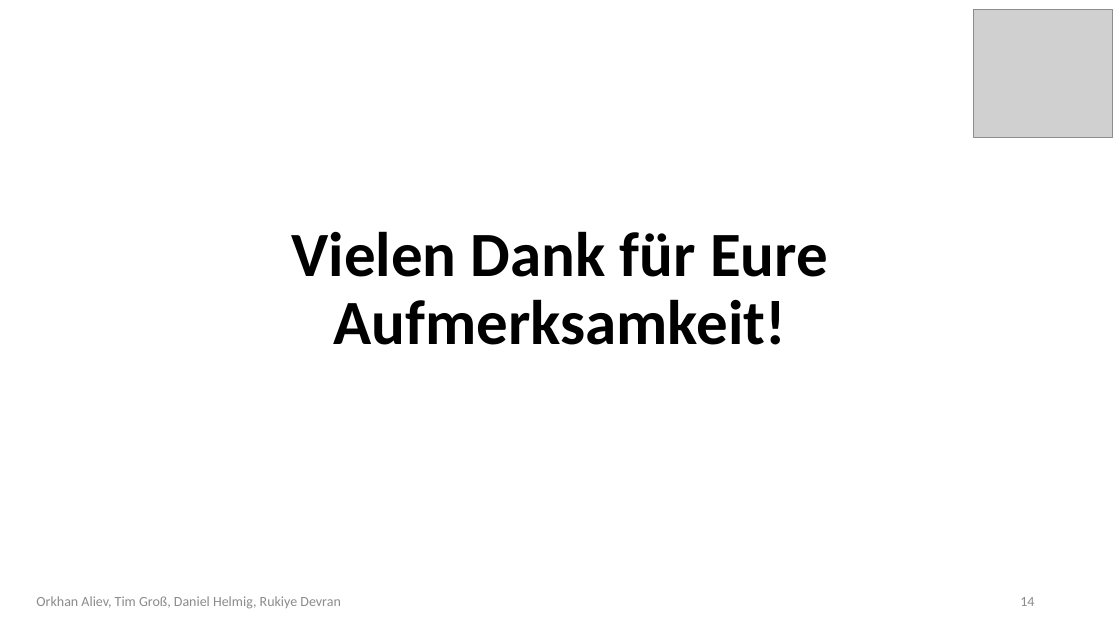
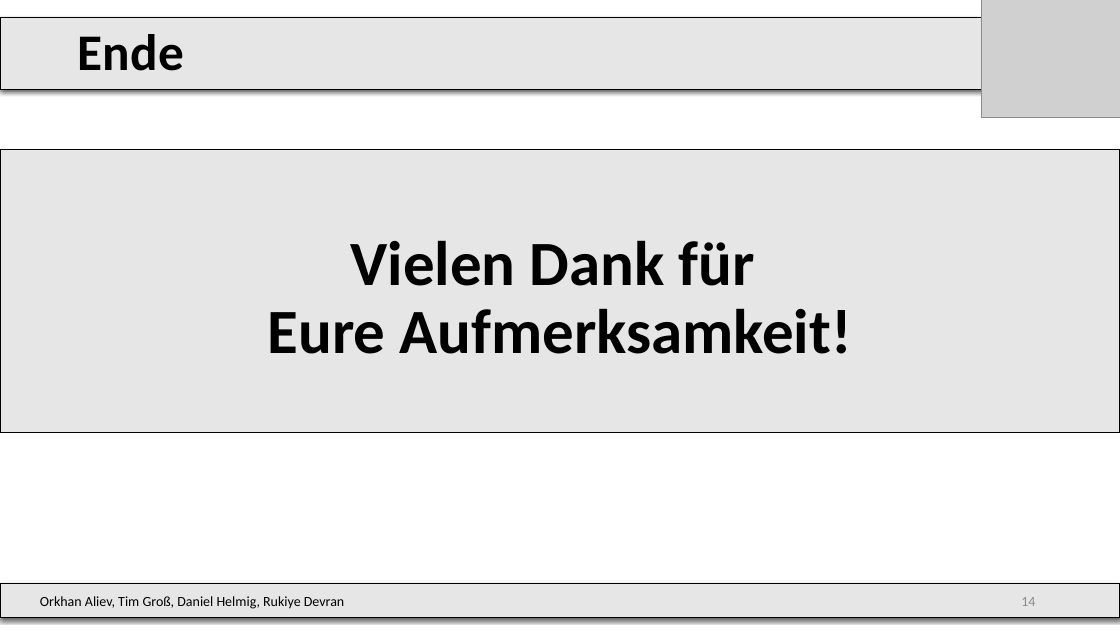
Before and after one commit to DrMopiti/pse, a slide deck: slide 14 of Abschlusspräsentation/Abschlusspräsentation.pptx. Drawn at 1120x630 pixels with LibreOffice and Linux fonts; fonts in the diff are those of the drawing; grey boxes stand for pictures; background and template pictures are left out. Boxes give left, top, right and bottom in pixels: in the first picture for what was removed or moved away, otherwise in the second. Text is boxed around its words. In the diff, an @@ line names an element or a change of style, - is before the commit and + after.

```diff
--- a/Abschlusspräsentation/Abschlusspräsentation.pptx
+++ b/Abschlusspräsentation/Abschlusspräsentation.pptx
@@ rectangle added at (0,18,1004,89), fill #E7E6E6, outline #000000 0.75 pt, 44 pt, text #000000, bold @@
+Ende
@@ picture: place and size @@
-picture at (974,10,1112,137)
+picture at (982,0,1120,117)
@@ text "Vielen Dank für Eure Aufmerksamkeit!": place and size @@
-text "Vielen Dank für Eure Aufmerksamkeit!" at (291,231,828,345)
+text "Vielen Dank für Eure Aufmerksamkeit!" at (0,150,1120,433)
@@ text "Vielen Dank für Eure Aufmerksamkeit!" at (0,150,1120,433): fill none to #E7E6E6; outline none to #000000 0.75 pt @@
@@ rectangle "Orkhan Aliev, Tim Groß, Daniel ...": place and size @@
-rectangle "Orkhan Aliev, Tim Groß, Daniel ..." at (36,596,340,609)
+rectangle "Orkhan Aliev, Tim Groß, Daniel ..." at (0,584,1120,618)
@@ rectangle "Orkhan Aliev, Tim Groß, Daniel ..." at (0,584,1120,618): text colour #8C8C8C to #000000; alignment centre to left; fill none to #E7E6E6; outline none to #000000 0.75 pt; shadow on @@
@@ text added at (792,584,1044,618), 12 pt, text #8C8C8C @@
+14
```
Also in this commit, not shown: 14 other slides changed.
